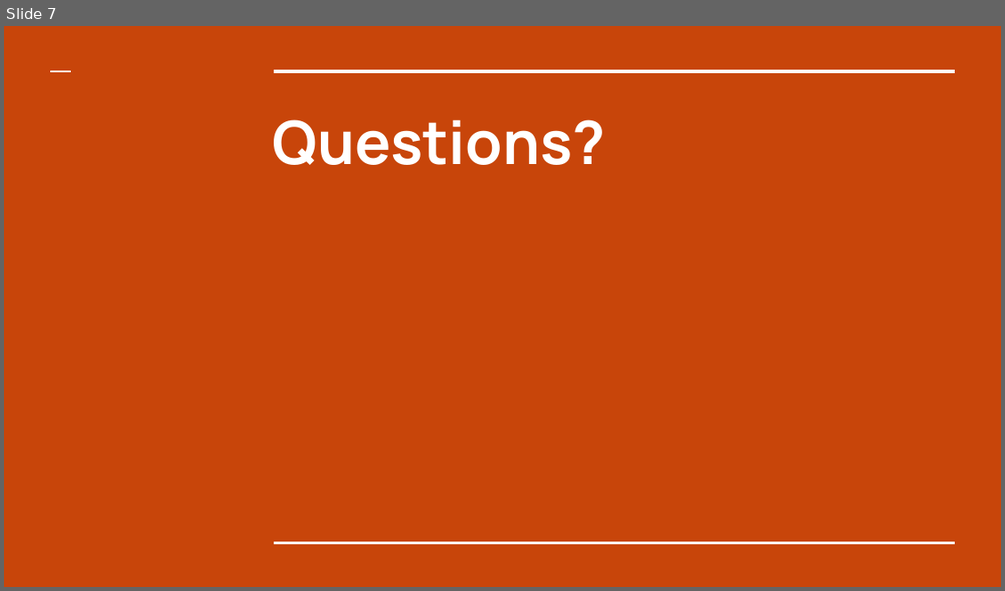
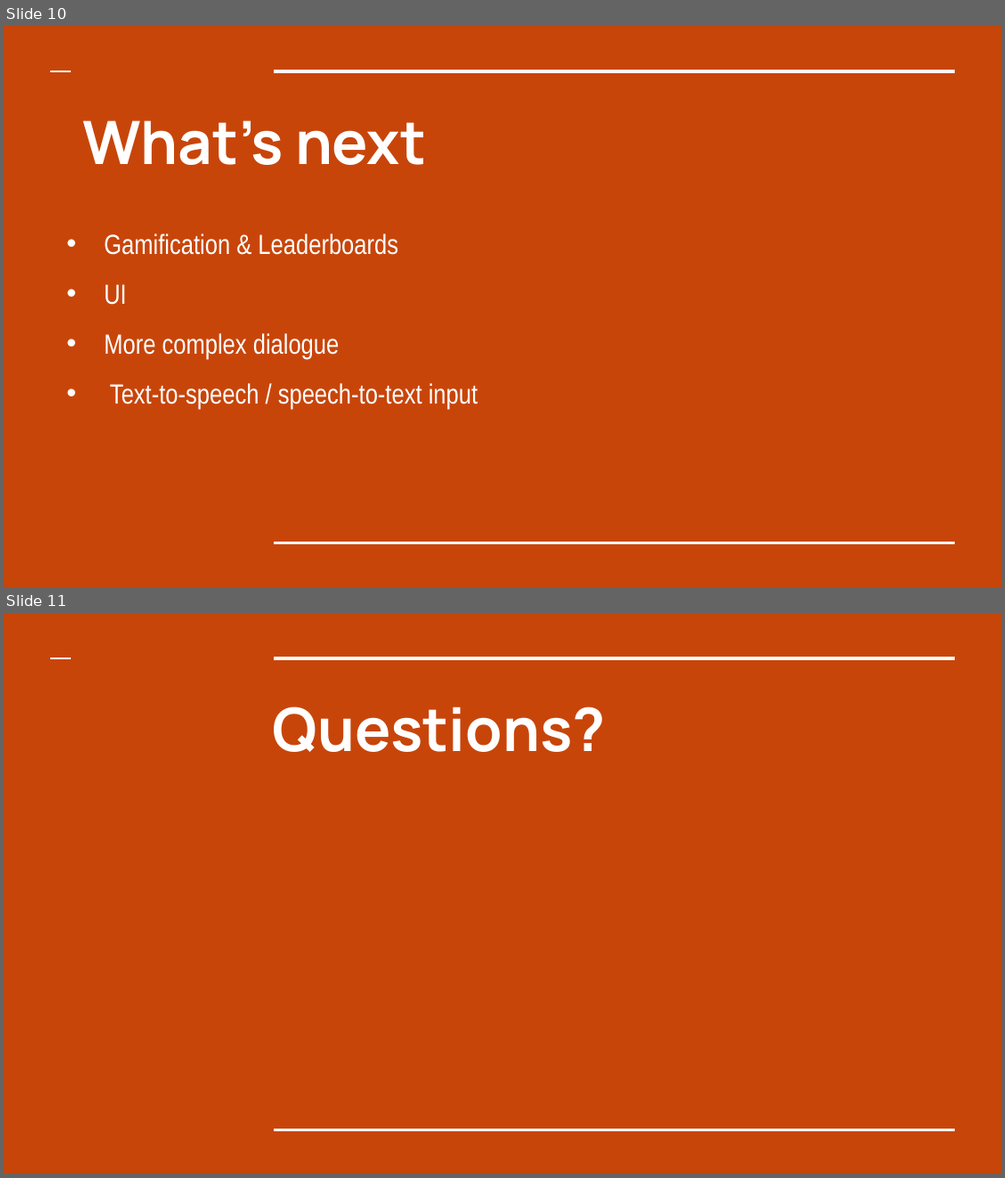
Before and after one commit to mjc136/4thYearProject, a slide deck: docs/LingoLizard.pptx. Shown one above the other, each under a label of ours: slide 7 before the commit, slides 10 and 11 after it. The pictures are 1005x591 and 1005x1178 pixels, drawn with LibreOffice and Linux fonts; fonts in the diff are those of the drawing. Boxes give left, top, right and bottom in pixels: in the first picture for what was removed or moved away, otherwise in the second. Text is boxed around its words. In the diff, an @@ line names an element or a change of style, - is before the commit and + after.

```diff
--- a/docs/LingoLizard.pptx
+++ b/docs/LingoLizard.pptx
@@ slide 10 added at [4,26,1001,587], background #C8450A; not listed: 3 template elements that a slide beside it also shows @@
@@ title added at [82,120,426,165], 43.2 pt, text #FFFFFF, bold @@
+What’s next
@@ subtitle added at [104,233,477,409], 20 pt, text #FFFFFF @@
+• Gamification & Leaderboards
+• UI
+• More complex dialogue
+• Text-to-speech / speech-to-text input
@@ what was slide 7 is now slide 11 @@
```
Also in this commit, not shown: 4 slides changed, 5 other slides added, 2 slides removed, 1 other file.
